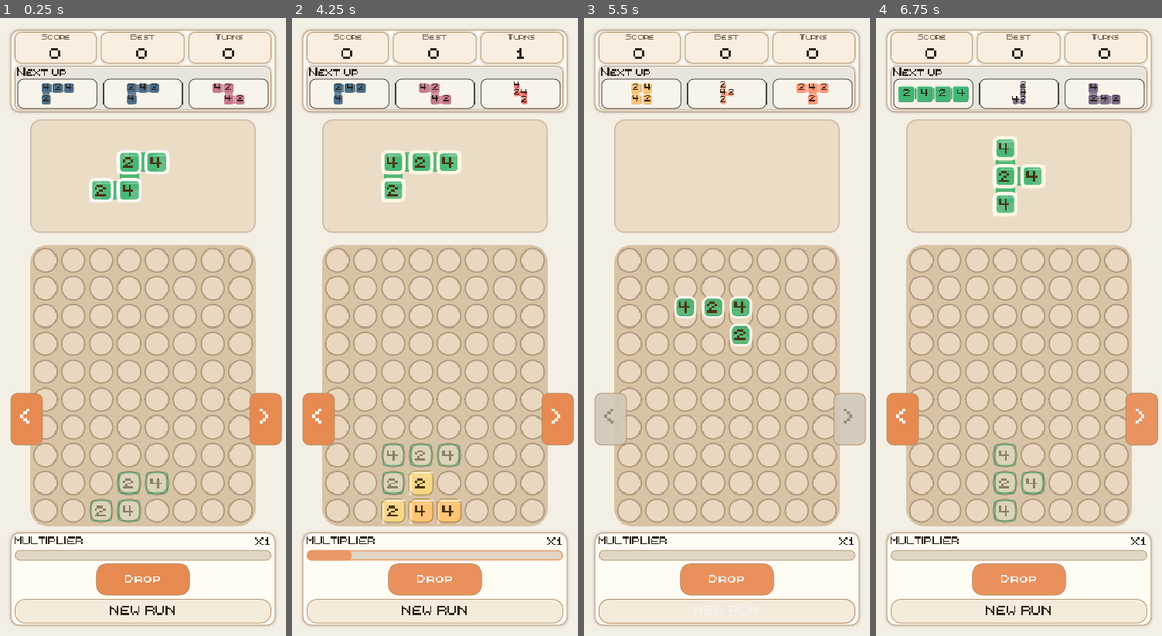
Above: before the commit, frames 1-4 (left to right).
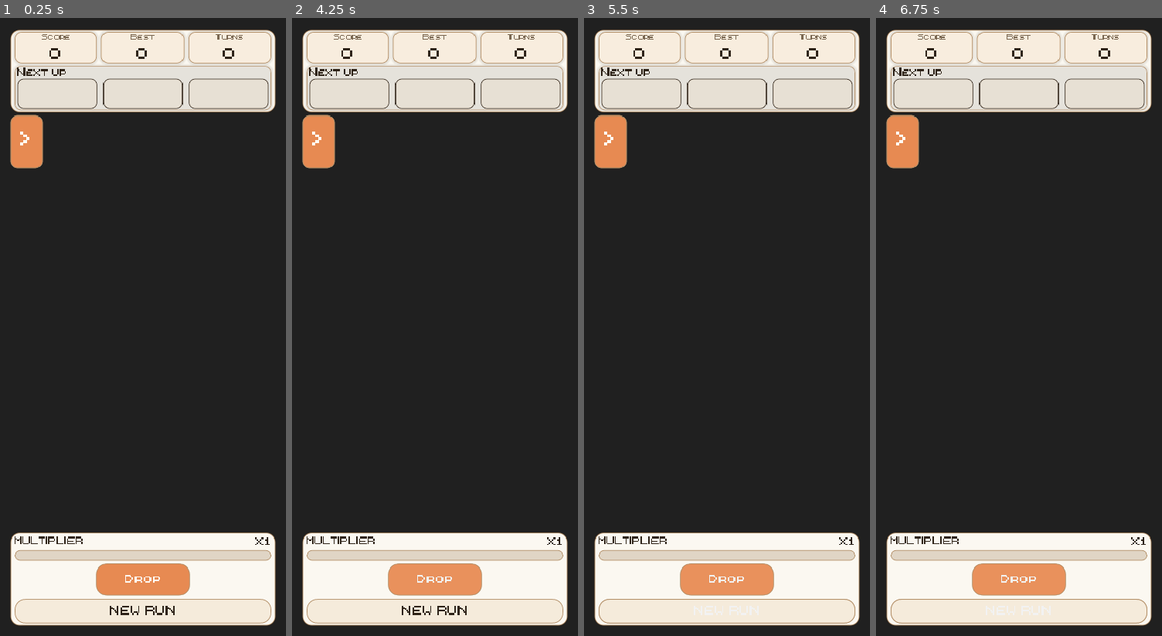
Above: after the commit, the same moments.

Repository: DAILY19/Mergefall
Game: Godot game, scene res://scenes/main.tscn
Same seed, same stepped clock (60 frames per second), same inputs: the game is played once before the commit and once after it.
Inputs:
- Up to frame 1 (0.25 s): no input
- Up to frame 2 (4.25 s): click "NEW RUN" at 0.5 s; click "NEW RUN" at 1.25 s; click "<" at 2 s; click ">" at 2.75 s; click "Drop" at 3.5 s
- Up to frame 3 (5.5 s): tap Enter (ui_accept) at 4.25, 4.52, 5.27 s; hold Right (ui_right) 4.28-5.03 s; tap R at 4.35, 5.1 s; hold Down (ui_down) from 5.03 s (still down)
- Up to frame 4 (6.75 s): release Down (ui_down) at 5.78 s; hold Right (ui_right) from 5.78 s (still down); tap R at 5.85, 6.6 s; tap Enter (ui_accept) at 6.5 s

The runs differ from the first frame. In frame 1, 75% of the frame differs, in the area x 0-100%, y 0-100%; in frame 2, 75%; in frame 3, 75%; in frame 4, 75%.
Error after the commit: Parse Error: Cannot infer the type of "board_rect" variable because the value doesn't have a set type. (res://scripts/managers/main.gd:441)

Commit message:
Stabilize post-drop rendering transition

Diff:
--- a/scripts/managers/main.gd
+++ b/scripts/managers/main.gd
@@ -8,7 +8,6 @@
 const SaveDataScript = preload("res://scripts/core/save_data.gd")
 const SaveDataStoreScript = preload("res://scripts/core/save_data_store.gd")
 const GameplayAudioScript = preload("res://scripts/audio/gameplay_audio.gd")
-const MobileWebDprScript = preload("res://scripts/core/mobile_web_dpr.gd")
 
 @export var config: Resource
 
@@ -60,7 +59,9 @@
 var resolution_score_target := 0
 var debug_metrics_enabled := false
 var debug_process_frame_count := 0
-var mobile_web_dpr_status := {}
+var mobile_web_dpr_status := {"applied": false, "reason": "runtime_canvas_resize_disabled"}
+var _transition_trace_enabled := false
+var _transition_trace_id := 0
 
 
 func _ready() -> void:
@@ -78,7 +79,7 @@
 	gameplay_audio = GameplayAudioScript.new()
 	gameplay_audio.name = "GameplayAudio"
 	add_child(gameplay_audio)
-	resized.connect(_refresh_presentation)
+	resized.connect(_on_viewport_resized)
 	set_process(false)
 	_load_save_data()
 	if config == null:
@@ -93,7 +94,7 @@
 	board_view.config = config
 	debug_metrics_enabled = bool(config.get("render_diagnostics_enabled")) if config != null else false
 	board_view.set_diagnostics_enabled(debug_metrics_enabled)
-	_apply_mobile_web_dpr_cap()
+	_transition_trace_enabled = debug_metrics_enabled
 	start_new_game()
 
 
@@ -259,6 +260,8 @@
 func _confirm_drop() -> void:
 	if current_piece == null or game_over or board_view.is_resolution_feedback_active():
 		return
+	_transition_trace_id += 1
+	_capture_transition_checkpoint("before_piece_locks")
 	var from_cells := _current_cells()
 	var values: Array = current_piece.get_rotated_values(current_rotation)
 	var projection: Dictionary = board_state.project_settlement(from_cells, values, config.merge_fatigue_enabled)
@@ -305,16 +308,20 @@
 		config.score_per_rank,
 		config.merge_fatigue_enabled
 	)
+	_capture_transition_checkpoint("after_active_piece_removed")
+	_capture_resolution_events(settlement)
 	var earned_score: int = int(settlement["score"])
 	resolution_score_target = score + earned_score
 	hud.begin_turn_resolution()
 	resolution_sequence_id += 1
 	var sequence_id := resolution_sequence_id
 	board_view.play_resolution_feedback(previous_board, placement_cells, placement_values, settlement)
+	_capture_transition_checkpoint("resolution_feedback_begins")
 	_show_lock_feedback(settlement["landing_cells"])
 	board_view.resolution_feedback_finished.connect(func() -> void:
 		if sequence_id != resolution_sequence_id:
 			return
+		_capture_transition_checkpoint("resolution_feedback_ends")
 		score = resolution_score_target
 		best_score = maxi(best_score, score)
 		_save_progress()
@@ -326,7 +333,9 @@
 			_draw_next_piece()
 		if game_over:
 			hud.show_toast("BOARD JAMMED")
+		_capture_transition_checkpoint("before_returning_to_idle")
 		_refresh_presentation()
+		_capture_idle_frames()
 	, CONNECT_ONE_SHOT)
 	_refresh_presentation()
 
@@ -353,9 +362,12 @@
 
 
 func _refresh_presentation() -> void:
-	_apply_mobile_web_dpr_cap()
+	_refresh_hud_only()
 	_refresh_board_view()
-	_refresh_hud_only()
+
+
+func _on_viewport_resized() -> void:
+	_refresh_presentation()
 
 
 func _refresh_board_view() -> void:
@@ -397,6 +409,118 @@
 		"movement_disabled": current_piece == null or game_over or board_view.is_resolution_feedback_active()
 	})
 	_refresh_merge_preview()
+
+
+func _capture_resolution_events(settlement: Dictionary) -> void:
+	if not _transition_trace_enabled:
+		return
+	var gravity_index := 0
+	var merge_index := 0
+	for event in settlement.get("events", []):
+		match event.get("type", ""):
+			"gravity_step":
+				gravity_index += 1
+				_capture_transition_checkpoint("after_gravity_pass_%d" % gravity_index)
+			"merge_wave":
+				merge_index += 1
+				_capture_transition_checkpoint("after_merge_pass_%d" % merge_index)
+
+
+func _capture_idle_frames() -> void:
+	if not _transition_trace_enabled:
+		return
+	await get_tree().process_frame
+	_capture_transition_checkpoint("one_frame_after_idle")
+	await get_tree().process_frame
+	_capture_transition_checkpoint("two_frames_after_idle")
+
+
+func _capture_transition_checkpoint(label: String) -> void:
+	if not _transition_trace_enabled:
+		return
+	var board_rect := board_view.get_board_rect()
+	var drop_rect := board_view.get_drop_zone_rect(board_rect)
+	var viewport_rect := get_viewport().get_visible_rect()
+	var snapshot := {
+		"trace": _transition_trace_id,
+		"checkpoint": label,
+		"root_global_position": global_position,
+		"root_size": size,
+		"board_global_position": board_rect.position,
+		"board_size": board_rect.size,
+		"board_scale": board_view.scale,
+		"drop_zone_global_position": drop_rect.position,
+		"drop_zone_size": drop_rect.size,
+		"viewport_visible_rect": viewport_rect,
+		"canvas": _browser_canvas_report(),
+		"active_piece_exists": current_piece != null,
+		"active_piece_position": current_anchor,
+		"preview_piece_exists": not next_pieces.is_empty(),
+		"preview_piece_position": Vector2.ZERO,
+		"gameplay_state": _gameplay_state_name(),
+		"process_enabled": is_processing(),
+		"active_tween_count": _active_tween_count(),
+		"redraw_count": board_view.diagnostics_report().get("redraw_requests", 0)
+	}
+	print("[MergefallTransition] ", JSON.stringify(snapshot))
+
+
+func _browser_canvas_report() -> Dictionary:
+	if OS.get_name() != "Web" or not Engine.has_singleton("JavaScriptBridge"):
+		return {
+			"width": 0,
+			"height": 0,
+			"effective_dpr": mobile_web_dpr_status.get("effective_dpr", 1.0),
+			"inner_width": 0,
+			"inner_height": 0
+		}
+	var bridge = Engine.get_singleton("JavaScriptBridge")
+	var response = bridge.eval("""
+	(function() {
+		const canvas = document.querySelector('canvas');
+		return JSON.stringify({
+			width: canvas ? canvas.width : 0,
+			height: canvas ? canvas.height : 0,
+			effective_dpr: window.__mergefallDprCap ? window.__mergefallDprCap.cap : (window.devicePixelRatio || 1),
+			inner_width: window.innerWidth || 0,
+			inner_height: window.innerHeight || 0
+		});
+	})();
+	""", true)
+	var parsed = JSON.parse_string(str(response))
+	return parsed if parsed is Dictionary else {}
+
+
+func _gameplay_state_name() -> String:
+	if game_over:
+		return "game_over"
+	if board_view.is_resolution_feedback_active():
+		return "resolving"
+	if current_piece == null:
+		return "no_active_piece"
+	if _spawn_feedback_ratio() > 0.0:
+		return "spawning"
+	if _lock_feedback_ratio() > 0.0:
+		return "lock_feedback"
+	if _is_merge_feedback_active():
+		return "merge_feedback"
+	if _is_blocked_feedback_active():
+		return "blocked_feedback"
+	return "idle"
+
+
+func _active_tween_count() -> int:
+	var count := 0
+	if board_view.get("_motion_tween") != null and board_view.get("_motion_tween").is_valid():
+		count += 1
+	if board_view.get("_resolution_tween") != null and board_view.get("_resolution_tween").is_valid():
+		count += 1
+	if hud.get("_bar_tween") != null and hud.get("_bar_tween").is_valid():
+		count += 1
+	var preview = hud.get_preview_strip()
+	if preview != null and preview.get("_queue_tween") != null and preview.get("_queue_tween").is_valid():
+		count += 1
+	return count
 
 
 func _subtitle_text() -> String:
@@ -564,55 +688,6 @@
 	best_score = data.best_score
 
 
-func _apply_mobile_web_dpr_cap() -> void:
-	if config == null:
-		return
-	var context := _mobile_web_dpr_context()
-	mobile_web_dpr_status = MobileWebDprScript.effective_dpr(context)
-	if not bool(mobile_web_dpr_status.get("applied", false)):
-		return
-	if OS.get_name() != "Web" or not Engine.has_singleton("JavaScriptBridge"):
-		return
-	var cap: float = float(mobile_web_dpr_status.get("effective_dpr", 1.0))
-	var script := """
-	(function(cap) {
-		const canvas = document.querySelector('canvas');
-		if (!canvas) return JSON.stringify({applied:false, reason:'canvas_not_found'});
-		const rect = canvas.getBoundingClientRect();
-		if (!rect.width || !rect.height) return JSON.stringify({applied:false, reason:'empty_canvas'});
-		const width = Math.round(rect.width * cap);
-		const height = Math.round(rect.height * cap);
-		if (canvas.width !== width) canvas.width = width;
-		if (canvas.height !== height) canvas.height = height;
-		window.__mergefallDprCap = {cap, width, height, cssWidth: rect.width, cssHeight: rect.height, physicalDpr: window.devicePixelRatio || 1};
-		return JSON.stringify({applied:true, width, height, cssWidth: rect.width, cssHeight: rect.height});
-	})(%s);
-	""" % cap
-	var bridge = Engine.get_singleton("JavaScriptBridge")
-	var response = bridge.eval(script, true)
-	mobile_web_dpr_status["bridge_response"] = str(response)
-
-
-func _mobile_web_dpr_context() -> Dictionary:
-	var viewport := get_viewport_rect().size
-	var context := {
-		"platform": OS.get_name(),
-		"is_web": OS.get_name() == "Web",
-		"touch_primary": DisplayServer.is_touchscreen_available(),
-		"mobile_user_agent": OS.has_feature("mobile"),
-		"viewport": Vector2i(roundi(viewport.x), roundi(viewport.y)),
-		"device_pixel_ratio": 1.0,
-		"enabled": bool(config.get("mobile_web_dpr_cap_enabled")),
-		"cap": float(config.get("mobile_web_dpr_cap"))
-	}
-	if OS.get_name() == "Web" and Engine.has_singleton("JavaScriptBridge"):
-		var bridge = Engine.get_singleton("JavaScriptBridge")
-		context["device_pixel_ratio"] = float(bridge.eval("window.devicePixelRatio || 1", true))
-		context["touch_primary"] = bool(bridge.eval("(navigator.maxTouchPoints || 0) > 0", true))
-		context["mobile_user_agent"] = bool(bridge.eval("/Mobi|Android|iPhone|iPad|iPod/i.test(navigator.userAgent)", true))
-	return context
-
-
 func _get_configuration_warnings() -> PackedStringArray:
 	var warnings := PackedStringArray()
 	if config == null:
